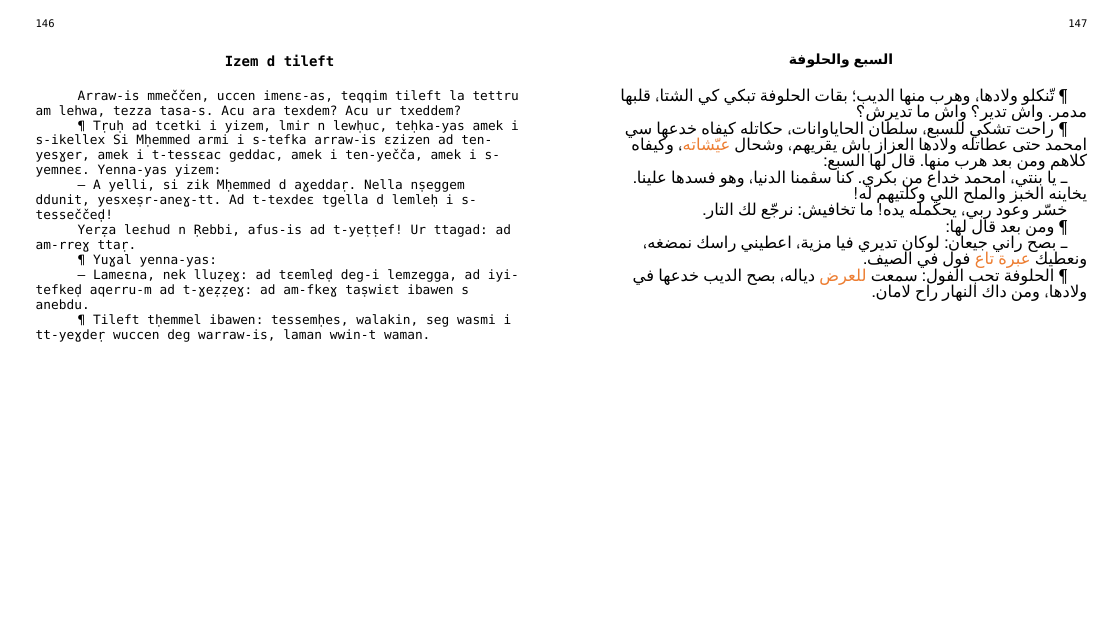
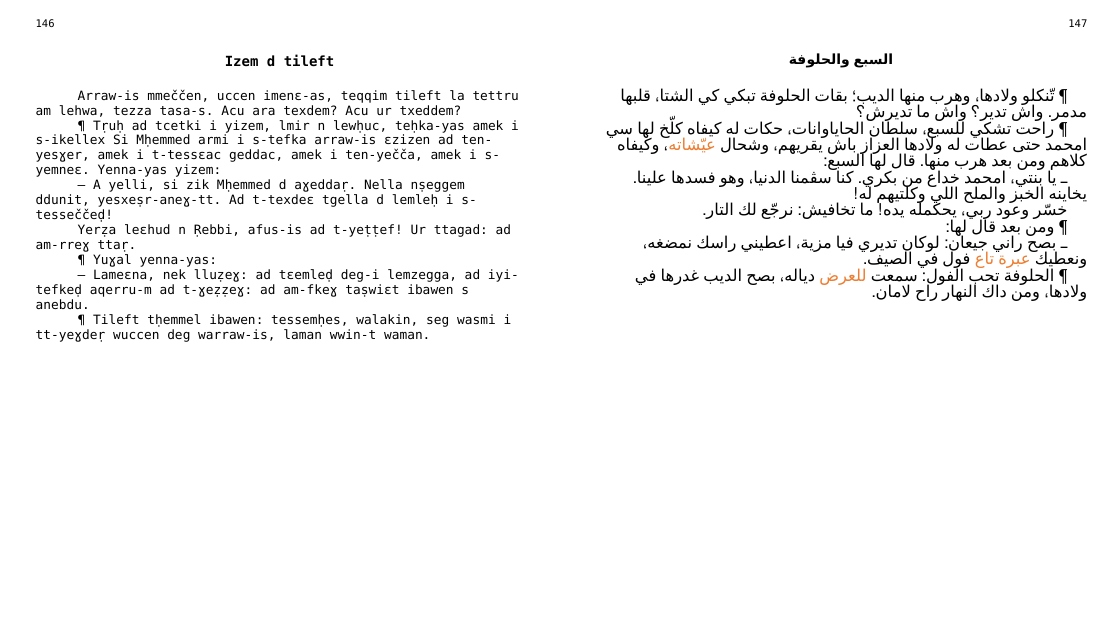
Before and after one commit to sferhah/tamacahut_n_wuccen, a slide deck: slide 70 of Uccen.ConsoleApp/Resources/pptx/uccen.arq.pptx. Drawn at 1120x630 pixels with LibreOffice and Linux fonts; fonts in the diff are those of the drawing. Boxes give left, top, right and bottom in pixels: in the first picture for what was removed or moved away, otherwise in the second. Text is boxed around its words. In the diff, an @@ line names an element or a change of style, - is before the commit and + after.

```diff
--- a/Uccen.ConsoleApp/Resources/pptx/uccen.arq.pptx
+++ b/Uccen.ConsoleApp/Resources/pptx/uccen.arq.pptx
@@ table at <box>27,13,1096,607</box> @@
-row 3, column 3: ¶ تّنكلو ولادها، وهرب منها الديب؛ بقات الحلوفة تبكي كي الشتا، قلبها مدمر. واش تدير؟ واش ما تديرش؟ / ¶ راحت تشكي للسبع، سلطان الحاياوانات، حكاتله كيفاه خدعها سي امحمد حتى عطاتله ولادها العزاز باش يقريهم، وشحال عيّشاته، وكيفاه كلاهم ومن بعد هرب منها. قال لها السبع: / ـ يا بنتي، امحمد خداع من بكري. كنا سڨمنا الدنيا، وهو فسدها علينا. يخاينه الخبز والملح اللي وكلتيهم له! / خسّر وعود ربي، يحكمله يده! ما تخافيش: نرجّع لك التار. / ¶ ومن بعد قال لها: / ـ بصح راني جيعان: لوكان تديري فيا مزية، اعطيني راسك نمضغه، ونعطيك عبرة تاع فول في الصيف. / ¶ الحلوفة تحب الفول: سمعت للعرض دياله، بصح الديب خدعها في ولادها، ومن داك النهار راح لامان.
+row 3, column 3: ¶ تّنكلو ولادها، وهرب منها الديب؛ بقات الحلوفة تبكي كي الشتا، قلبها مدمر. واش تدير؟ واش ما تديرش؟ / ¶ راحت تشكي للسبع، سلطان الحاياوانات، حكات له كيفاه كلّخ لها سي امحمد حتى عطات له ولادها العزاز باش يقريهم، وشحال عيّشاته، وكيفاه كلاهم ومن بعد هرب منها. قال لها السبع: / ـ يا بنتي، امحمد خداع من بكري. كنا سڨمنا الدنيا، وهو فسدها علينا. يخاينه الخبز والملح اللي وكلتيهم له! / خسّر وعود ربي، يحكمله يده! ما تخافيش: نرجّع لك التار. / ¶ ومن بعد قال لها: / ـ بصح راني جيعان: لوكان تديري فيا مزية، اعطيني راسك نمضغه، ونعطيك عبرة تاع فول في الصيف. / ¶ الحلوفة تحب الفول: سمعت للعرض دياله، بصح الديب غدرها في ولادها، ومن داك النهار راح لامان.
```
Also in this commit, not shown: 5 other slides changed, 1 other file.
